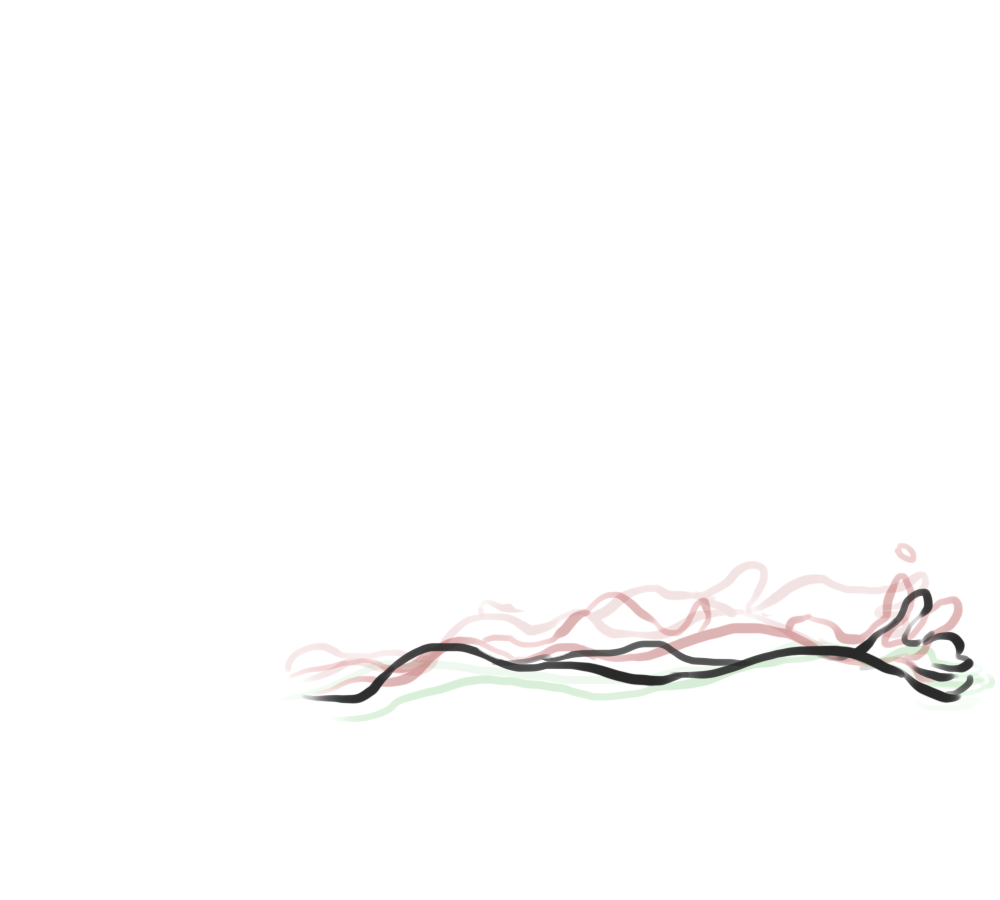
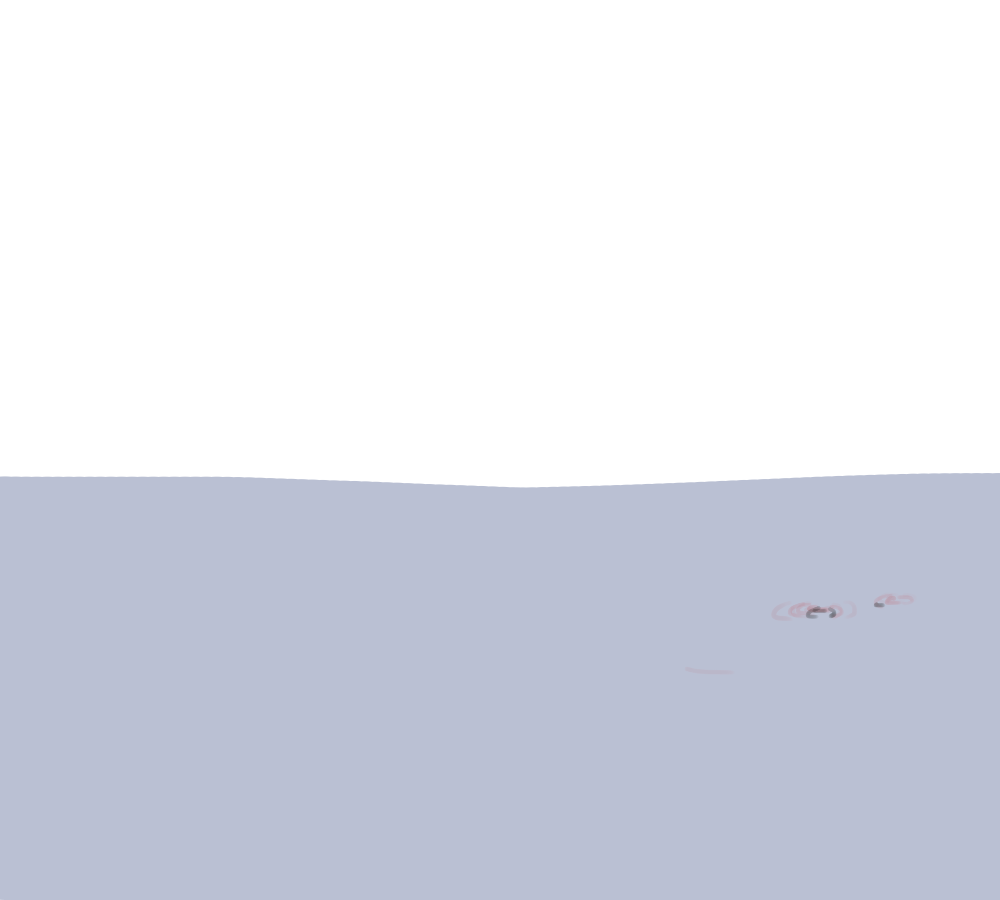
The second 1000px x 900px image is a revision of the first. Changes to its layers:
painted on "Layer 1" over [256, 477, 704, 640]
painted on "Background" over [0, 473, 1000, 900]
